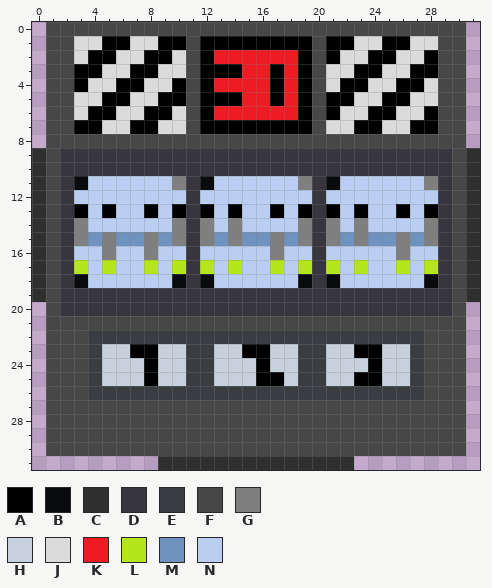
File history of a pixel-art sprite, Icons/Odd Mod Out.png. The picture above was drawn from the file before the commit.
The file is 32x32 pixels. Colours within 5 levels of each other are drawn and written as one.
Palette (. is transparent): A #000000  B #0a0b0f  C #2f2f2f  D #37363e  E #393c41  F #474747  G #7f7f7f  H #c7d1dd  J #dbdbdb  K #ed1c24  L #b5e61d  M #7092be  N #b9cef0
After the commit:
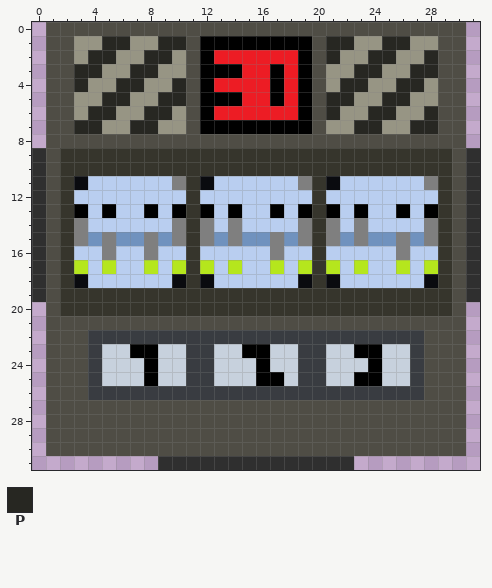
Colours new in this view: P #272722
Changes in this commit:
colour D: #37363e -> #36352c
colour F: #474747 -> #4f4d45
colour J: #dbdbdb -> #979584
y 1: x 5..6 AA -> PP; x 9..10 AA -> PP; x 21..22 AA -> PP; x 25..26 AA -> PP
y 2: x 4..5 AA -> PP; x 8..9 AA -> PP; x 21 A -> P; x 24..25 AA -> PP; x 28 A -> P
y 3: x 3..4 AA -> PP; x 7..8 AA -> PP; x 23..24 AA -> PP; x 27..28 AA -> PP
y 4: x 3 A -> P; x 6..7 AA -> PP; x 10 A -> P; x 22..23 AA -> PP; x 26..27 AA -> PP
y 5: x 5..6 AA -> PP; x 9..10 AA -> PP; x 21..22 AA -> PP; x 25..26 AA -> PP
y 6: x 4..5 AA -> PP; x 8..9 AA -> PP; x 21 A -> P; x 24..25 AA -> PP; x 28 A -> P
y 7: x 3..4 AA -> PP; x 7..8 AA -> PP; x 23..24 AA -> PP; x 27..28 AA -> PP
Pixel boxes of the changes (left, top, right, bottom) in both pictures:
changed: (46, 22, 466, 456)
